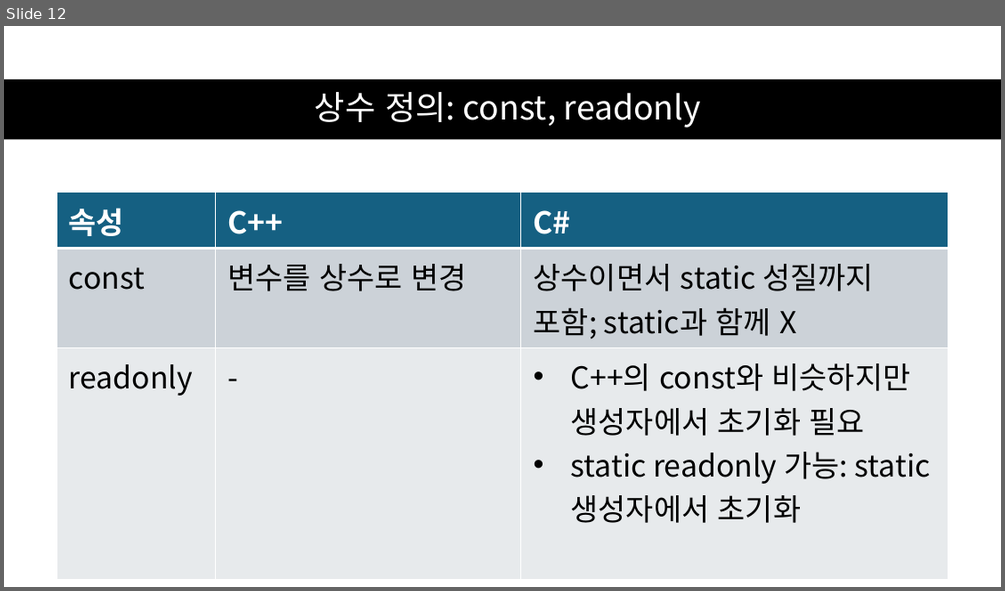
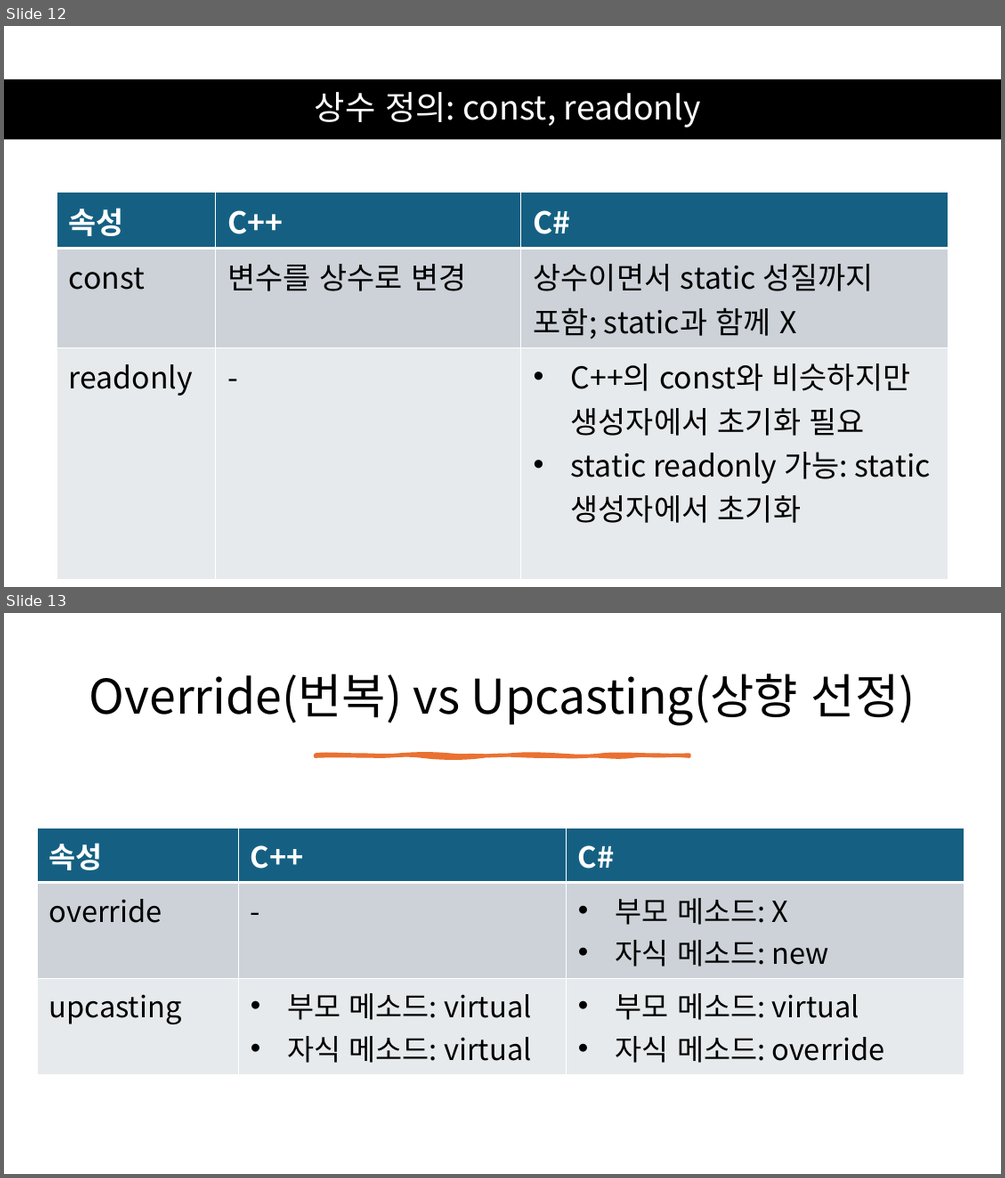
Before and after one commit to mokwongame/CS_2025_2, a slide deck: C# 문법.pptx. Shown one above the other, each under a label of ours: slide 12 before the commit, slides 12 and 13 after it. The pictures are 1005x591 and 1005x1178 pixels, drawn with LibreOffice and Linux fonts; fonts in the diff are those of the drawing. Boxes give left, top, right and bottom in pixels: in the first picture for what was removed or moved away, otherwise in the second. Text is boxed around its words. In the diff, an @@ line names an element or a change of style, - is before the commit and + after.

```diff
--- a/C# 문법.pptx
+++ b/C# 문법.pptx
@@ slide 13 added at <box>4,613,1001,1174</box>, background #FFFFFF @@
@@ title added at <box>89,674,915,726</box>, 46 pt, text #000000 @@
+Override(번복) vs Upcasting(상향 선정)
@@ freeform shape added at <box>316,755,689,756</box>, fill #E97132, outline #E97132 3.25 pt @@
@@ table added at <box>37,828,963,1066</box>, 3 rows, 3 columns @@
+속성 | C++ | C#
+override | - | 부모 메소드: X / 자식 메소드: new
+upcasting | 부모 메소드: virtual / 자식 메소드: virtual | 부모 메소드: virtual / 자식 메소드: override
```
Also in this commit, not shown: 2 other slides added, 1 other file.
